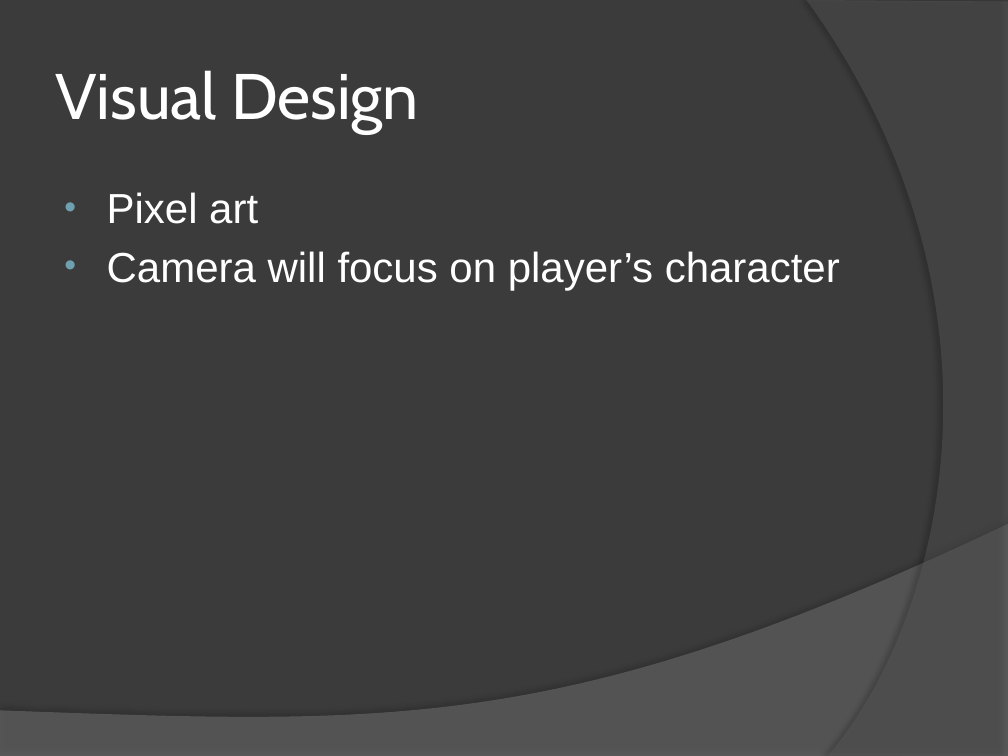
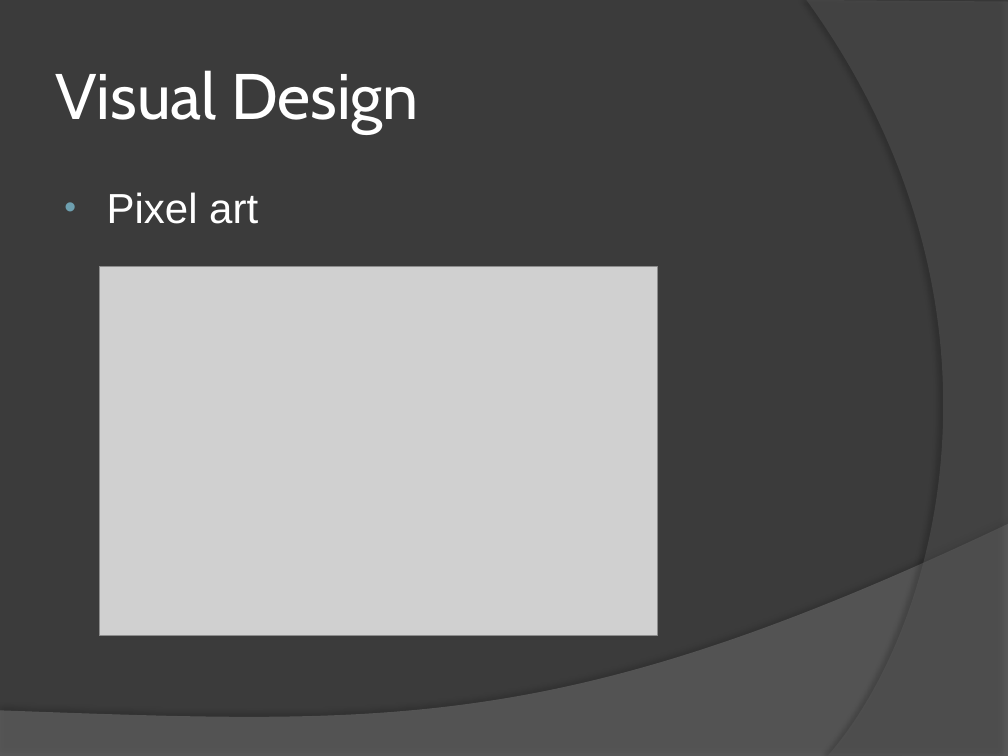
Before and after one commit to everescent/drqst, a slide deck: slide 7 of Pre-Production/D-Sync.pptx. Drawn at 1008x756 pixels with LibreOffice and Linux fonts; fonts in the diff are those of the drawing; grey boxes stand for pictures. Boxes give left, top, right and bottom in pixels: in the first picture for what was removed or moved away, otherwise in the second. Text is boxed around its words. In the diff, an @@ line names an element or a change of style, - is before the commit and + after.

```diff
--- a/Pre-Production/D-Sync.pptx
+++ b/Pre-Production/D-Sync.pptx
@@ picture added at [99, 267, 657, 636] @@
@@ text at [107, 251, 840, 290]: paragraph removed @@
-• Camera will focus on player’s character
```
Also in this commit, not shown: 6 other slides changed, 3 slides added, 1 slide removed.
